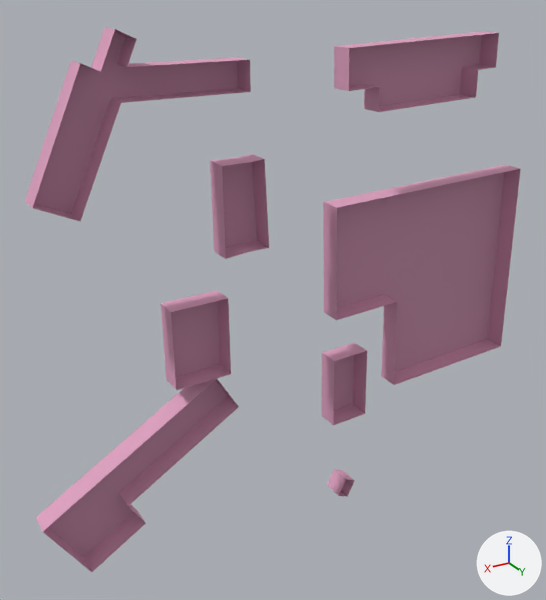
The OBJ model src/kickboard_sim/models/knu_campus/meshes/buildings_k12.obj: old version first, new version second.
Both versions are drawn from a camera (50 mm lens) standing at (392.0, 224.0, 282.0) and looking at (251.0, -10.0, 165.0). Every picture has the same lights, and +X, +Y and +Z are marked at lower right. The picture after the commit comes second. Where no turn or scale is listed for an object, it has been applied to the vertices.

Objects in the first picture: 'buildings_k12'.
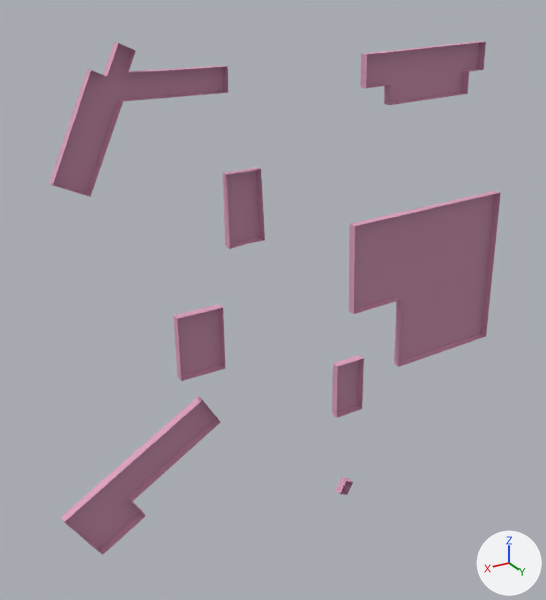
Pixel boxes (x1, y1, x2, y2) of what changed, in the pictures (546 x 600 px; the box of a moved part takes in the faces that stretch with it):
'buildings_k12', reshaped (9% narrower): before (25, 28, 521, 572); after (49, 41, 501, 555)
part 1 of me_buildings_k12, moved or reshaped: before (334, 32, 499, 112); after (360, 41, 486, 105)
part 2 of me_buildings_k12, moved or reshaped: before (323, 165, 521, 385); after (349, 191, 501, 367)
part 3 of me_buildings_k12, moved or reshaped: before (322, 343, 367, 425); after (332, 355, 364, 418)
part 4 of me_buildings_k12, moved or reshaped: before (36, 379, 239, 572); after (61, 396, 221, 555)
part 5 of me_buildings_k12, moved or reshaped: before (25, 28, 251, 221); after (49, 42, 228, 197)
part 6 of me_buildings_k12, moved or reshaped: before (210, 154, 269, 259); after (223, 167, 265, 249)
part 7 of me_buildings_k12, moved or reshaped: before (161, 290, 231, 390); after (173, 304, 225, 381)
part 8 of me_buildings_k12, moved or reshaped: before (327, 469, 355, 497); after (336, 477, 353, 495)

What changed in the scene script:
```text
Change me_buildings_k12:
    used by ob_buildings_k12; location = (0.0, 0.0, 0.0)
    remove me_buildings_k12.from_pydata(...)  # 98 vertices, 131 faces; spans x 130.0..352.0, y -8.0..1.0, z 65.0..268.0
    add me_buildings_k12.from_pydata(...)  # 98 vertices, 131 faces; spans x 141.0..344.0, y -3.0..1.0, z 66.0..264.0
    me_buildings_k12 part 1: the loose piece of 18 vertices spanning x 154.0..227.0, y -8.0..1.0, z 236.0..261.0 is scaled about its middle by (0.8, 0.386, 0.8), then moved by (-1.0, 3.0, 0.0)
    me_buildings_k12 part 2: the loose piece of 12 vertices spanning x 130.0..230.0, y -8.0..1.0, z 116.0..205.0 is scaled about its middle by (0.8, 0.386, 0.8), then moved by (1.0, 3.0, 0.0)
    me_buildings_k12 part 3: the loose piece of 8 vertices spanning x 211.0..228.0, y -8.0..1.0, z 106.0..137.0 is scaled about its middle by (0.8, 0.386, 0.8), then moved by (0.0, 3.0, 0.0)
    me_buildings_k12 part 4: the loose piece of 12 vertices spanning x 273.0..352.0, y -8.0..1.0, z 77.0..144.0 is scaled about its middle by (0.8, 0.386, 0.8), then moved by (0.0, 3.0, -1.0)
    me_buildings_k12 part 5: the loose piece of 20 vertices spanning x 266.0..341.0, y -8.0..1.0, z 212.0..268.0 is scaled about its middle by (0.8, 0.386, 0.8), then moved by (1.0, 3.0, 2.0)
    me_buildings_k12 part 6: the loose piece of 12 vertices spanning x 259.0..278.0, y -8.0..1.0, z 191.0..224.0 is scaled about its middle by (0.8, 0.386, 0.8), then moved by (0.0, 3.0, 0.0)
    me_buildings_k12 part 7: the loose piece of 8 vertices spanning x 276.0..299.0, y -8.0..1.0, z 144.0..175.0 is scaled about its middle by (0.8, 0.386, 0.8), then moved by (0.0, 3.0, 0.0)
    me_buildings_k12 part 8: the loose piece of 8 vertices spanning x 215.0..223.0, y -8.0..1.0, z 65.0..75.0 is scaled about its middle by (0.8, 0.386, 0.8), then moved by (0.0, 3.0, 0.0)
```
